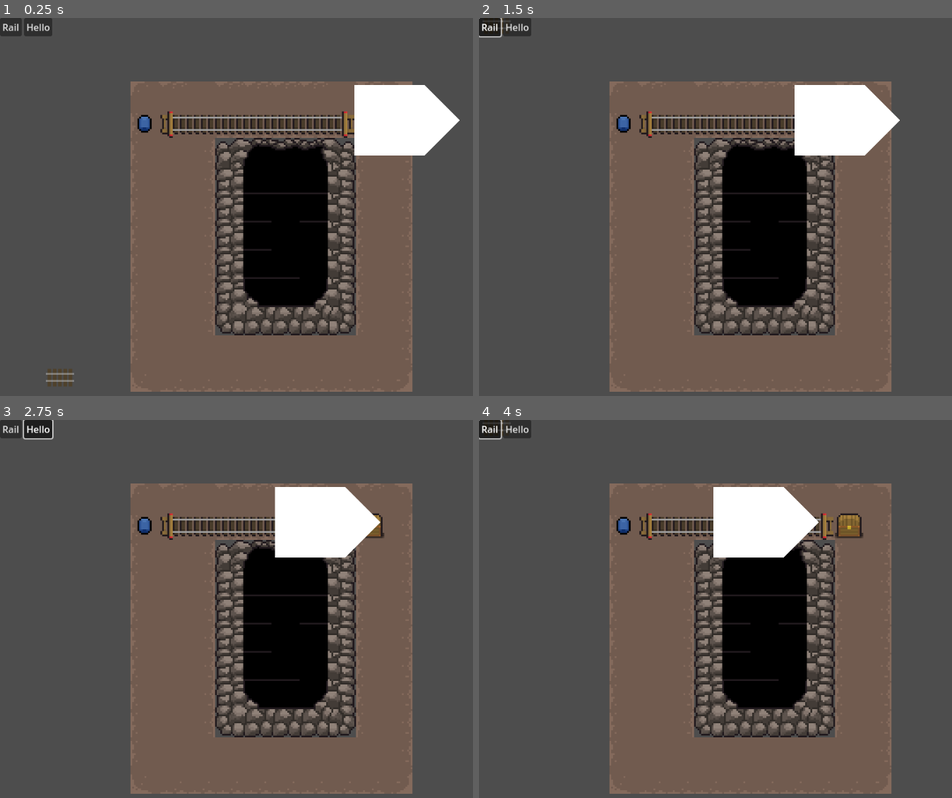
Above: before the commit, frames 1-4 (two rows, left to right).
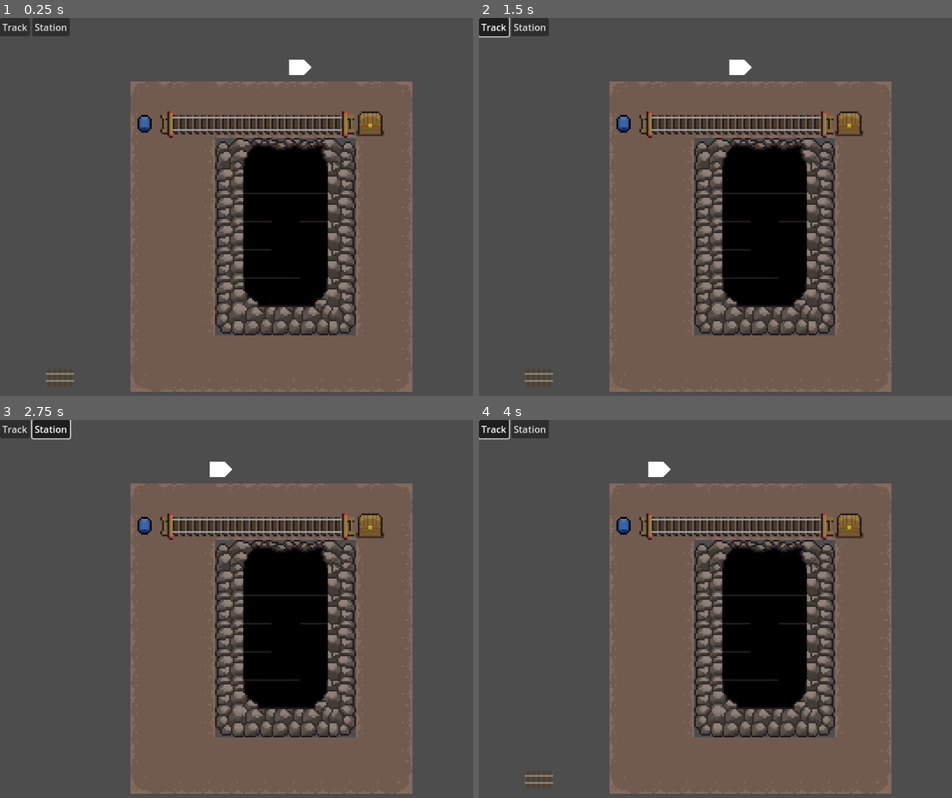
Above: after the commit, the same moments.

Repository: Godsmith/trainfinity3
Game: Godot game, scene res://scenes/game.tscn
Same seed, same stepped clock (60 frames per second), same inputs: the game is played once before the commit and once after it.
Inputs (mouse positions are in pixels of both pictures, inside the frame that each line leads up to):
- Up to frame 1 (0.25 s): no input
- Up to frame 2 (1.5 s): click (488, 25) at 0.5 s, where only the run before the commit has a clickable "Rail"; click (493, 25) at 1.25 s, where only the run after the commit has a clickable "Track"
- Up to frame 3 (2.75 s): click (37, 427) at 2 s, where only the run before the commit has a clickable "Hello"
- Up to frame 4 (4 s): click (531, 427) at 2.75 s, where only the run after the commit has a clickable "Station"; click (488, 427) at 3.5 s, where only the run before the commit has a clickable "Rail"

The runs differ from the first frame. In frame 1, 4.0% of the frame differs, in the area x 0-98%, y 0-37%; in frame 2, 4.2%; in frame 3, 4.0%; in frame 4, 4.2%, in the area x 0-72%, y 0-98%.

Commit message:
Add rudimentary pathfinding between stations

Diff:
--- a/scenes/game.gd
+++ b/scenes/game.gd
@@ -5,19 +5,22 @@
 var is_left_mouse_button_held_down := false
 var is_right_mouse_button_held_down := false
 var start_track_location := Vector2()
-enum GUI_STATE {NONE, TRACK}
+enum GUI_STATE {NONE, TRACK, STATION}
 var gui_state := GUI_STATE.NONE
 var ghost_tracks: Array[Track] = []
 var tracks: Array[Track] = []
 var ghost_track_tile_positions: Array[Vector2] = []
+var astar = AStar2D.new()
+var track_scene = preload("res://scenes/track.tscn")
+const STATION = preload("res://scenes/station.tscn")
+var astar_id_from_position = {}
 
-var track_scene = preload("res://scenes/track.tscn")
 
 func snap_to_grid(position: Vector2) -> Vector2:
 	return Vector2(round(position.x/TILE_SIZE)*TILE_SIZE, round(position.y/TILE_SIZE)*TILE_SIZE)
 
 
-func _input(event: InputEvent) -> void:
+func _unhandled_input(event: InputEvent) -> void:
 	if event is InputEventMouseButton:
 		if event.button_index == MOUSE_BUTTON_LEFT:
 			is_left_mouse_button_held_down = event.is_pressed()
@@ -27,10 +30,11 @@
 			is_right_mouse_button_held_down = event.is_pressed()
 
 	if event is InputEventMouseButton and event.is_released() and event.button_index == MOUSE_BUTTON_LEFT:
-		for ghost_track in ghost_tracks:
-			tracks.append(ghost_track)
-			ghost_track.modulate = Color(1,1,1,1)
-		ghost_tracks.clear()
+		match gui_state:
+			GUI_STATE.TRACK:
+				_create_track()
+			GUI_STATE.STATION:
+				_create_station(snap_to_grid(get_local_mouse_position()))
 
 	if event is InputEventMouseMotion:
 		$GhostTrack.position = snap_to_grid(get_local_mouse_position())
@@ -43,6 +47,45 @@
 		if is_right_mouse_button_held_down:
 			var camera = get_viewport().get_camera_2d()
 			camera.position -= event.get_relative() / SCALE_FACTOR
+
+func _create_track():
+	for ghost_track in ghost_tracks:
+		tracks.append(ghost_track)
+		ghost_track.modulate = Color(1,1,1,1)
+	var ids = []
+	for i in len(ghost_track_tile_positions):
+		var position = ghost_track_tile_positions[i]
+		_add_position_to_astar(position)
+		ids.append(astar_id_from_position[position])
+	for i in range(1, len(ids)):
+		astar.connect_points(ids[i-1], ids[i])
+		print_debug("connected " + str(ids[i]) + " with " + str(ids[i-1]))
+	ghost_tracks.clear()
+
+func _add_position_to_astar(position):
+	if not position in astar_id_from_position:
+		var id = astar.get_available_point_id()
+		astar_id_from_position[position] = id
+		astar.add_point(id, position)
+		#print_debug("position " + str(position) + " added as id " + str(id))
+
+
+func _create_station(position: Vector2):
+	var station = STATION.instantiate()
+	station.position = position
+	_add_position_to_astar(position)
+	station.station_clicked.connect(_station_clicked)
+	add_child(station)
+
+func _station_clicked(station: Station):
+	var id1 = astar_id_from_position[station.position.round()]
+	for other_station: Station in get_tree().get_nodes_in_group("stations"):
+		station.modulate = Color(1,1,1,1)
+	for other_station: Station in get_tree().get_nodes_in_group("stations"):
+		if other_station != station:
+			var id2 = astar_id_from_position[other_station.position.round()]
+			if astar.get_point_path(id1, id2):
+				other_station.modulate = Color(0,1,0,1)
 
 func _show_ghost_track(positions: Array[Vector2]):
 
@@ -79,9 +122,12 @@
 
 
 
-func _on_railbutton_toggled(toggled_on: bool) -> void:
-	if toggled_on:
-		gui_state = GUI_STATE.TRACK
-	else:
-		gui_state = GUI_STATE.NONE
-	$GhostTrack.visible = toggled_on
+func _on_trackbutton_toggled(toggled_on: bool) -> void:
+	_change_gui_state(GUI_STATE.TRACK if toggled_on else GUI_STATE.NONE)
+
+func _on_stationbutton_toggled(toggled_on: bool) -> void:
+	_change_gui_state(GUI_STATE.STATION if toggled_on else GUI_STATE.NONE)
+
+func _change_gui_state(new_state: GUI_STATE):
+	gui_state = new_state
+	$GhostTrack.visible = (new_state == GUI_STATE.TRACK)
--- a/scenes/game.tscn
+++ b/scenes/game.tscn
@@ -515,7 +515,7 @@
 script = ExtResource("2_lnu2h")
 
 [node name="Train" parent="Path2D/PathFollow2D" instance=ExtResource("2_yqjtg")]
-position = Vector2(-36, 3.33786e-06)
+position = Vector2(16, 32)
 rotation = 3.14159
 script = SubResource("GDScript_lbhrr")
 
@@ -525,20 +525,21 @@
 offset_right = 89.0
 offset_bottom = 31.0
 
-[node name="RailButton" type="Button" parent="CanvasLayer/HBoxContainer"]
+[node name="TrackButton" type="Button" parent="CanvasLayer/HBoxContainer"]
 layout_mode = 2
 toggle_mode = true
 button_group = SubResource("ButtonGroup_lbhrr")
-text = "Rail"
-
-[node name="Button2" type="Button" parent="CanvasLayer/HBoxContainer"]
+text = "Track"
+
+[node name="StationButton" type="Button" parent="CanvasLayer/HBoxContainer"]
 layout_mode = 2
 toggle_mode = true
 button_group = SubResource("ButtonGroup_lbhrr")
-text = "Hello"
+text = "Station"
 
 [node name="GhostTrack" parent="." instance=ExtResource("5_iywne")]
 modulate = Color(1, 1, 1, 0.501961)
 position = Vector2(-88, 104)
 
-[connection signal="toggled" from="CanvasLayer/HBoxContainer/RailButton" to="." method="_on_railbutton_toggled"]
+[connection signal="toggled" from="CanvasLayer/HBoxContainer/TrackButton" to="." method="_on_trackbutton_toggled"]
+[connection signal="toggled" from="CanvasLayer/HBoxContainer/StationButton" to="." method="_on_stationbutton_toggled"]
--- /dev/null
+++ b/scenes/station.gd
@@ -0,0 +1,9 @@
+extends Node2D
+
+class_name Station
+
+signal station_clicked(station: Station)
+
+func _on_input_event(viewport: Node, event: InputEvent, shape_idx: int) -> void:
+	if event is InputEventMouseButton and event.button_index == MOUSE_BUTTON_LEFT and event.is_pressed():
+		station_clicked.emit(self)
--- /dev/null
+++ b/scenes/station.tscn
@@ -0,0 +1,24 @@
+[gd_scene load_steps=2 format=3 uid="uid://b1064yqqmy7mf"]
+
+[ext_resource type="Script" uid="uid://b2y7rsqb0bxqi" path="res://scenes/station.gd" id="1_rod8h"]
+
+[node name="Station" type="Node2D" groups=["stations"]]
+script = ExtResource("1_rod8h")
+
+[node name="Polygon2D" type="Polygon2D" parent="."]
+position = Vector2(-8, 8)
+color = Color(0.390011, 0.0631477, 0, 1)
+polygon = PackedVector2Array(0, 0, 0, -12, 8, -16, 16, -12, 16, 0)
+
+[node name="Polygon2D" type="Polygon2D" parent="Polygon2D"]
+position = Vector2(-8, 8)
+polygon = PackedVector2Array(14, -14, 14, -18, 18, -18, 18, -14)
+
+[node name="Area2D" type="Area2D" parent="."]
+position = Vector2(-16, 16)
+
+[node name="CollisionShape2D" type="CollisionPolygon2D" parent="Area2D"]
+position = Vector2(16, -16)
+polygon = PackedVector2Array(-8, -4, 0, -8, 8, -4, 8, 8, -8, 8)
+
+[connection signal="input_event" from="Area2D" to="." method="_on_input_event"]
--- a/scenes/train.tscn
+++ b/scenes/train.tscn
@@ -3,6 +3,6 @@
 [node name="Train" type="Node2D"]
 
 [node name="Polygon2D" type="Polygon2D" parent="."]
-position = Vector2(0, -2)
-polygon = PackedVector2Array(-20, 20, 20, 20, 40, 0, 20, -20, -20, -20)
+position = Vector2(-7, 0)
+polygon = PackedVector2Array(2.00306, 4.28353, 10.5701, 4.28353, 14.8536, 0, 10.5701, -4.28353, 2.00306, -4.28353)
 uv = PackedVector2Array(-351, -160.5, 241, -161.5, 382, -32.5, 263, 110.5, -358, 112.5)
Not shown, added: scenes/station.gd.uid
